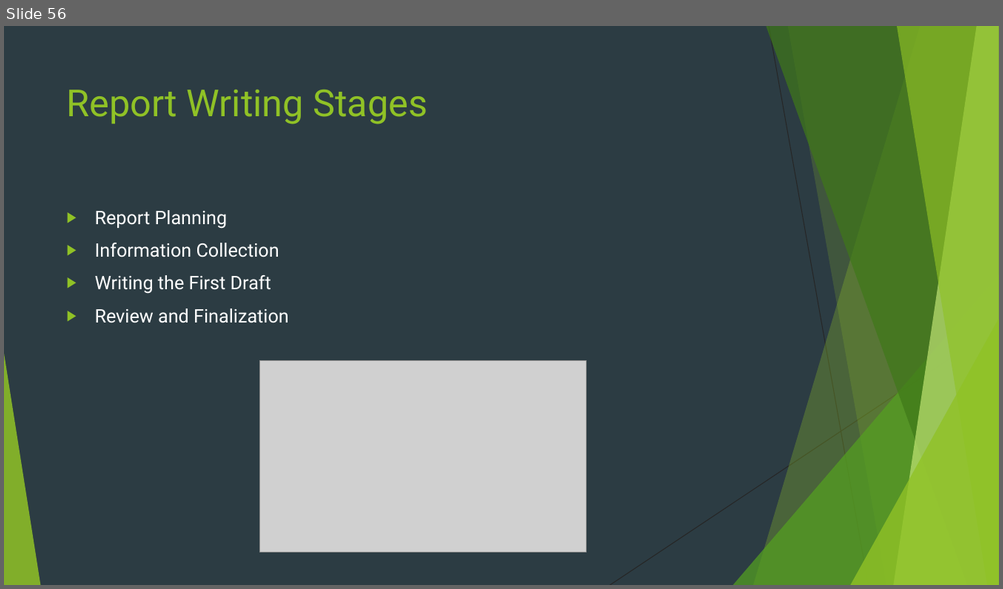
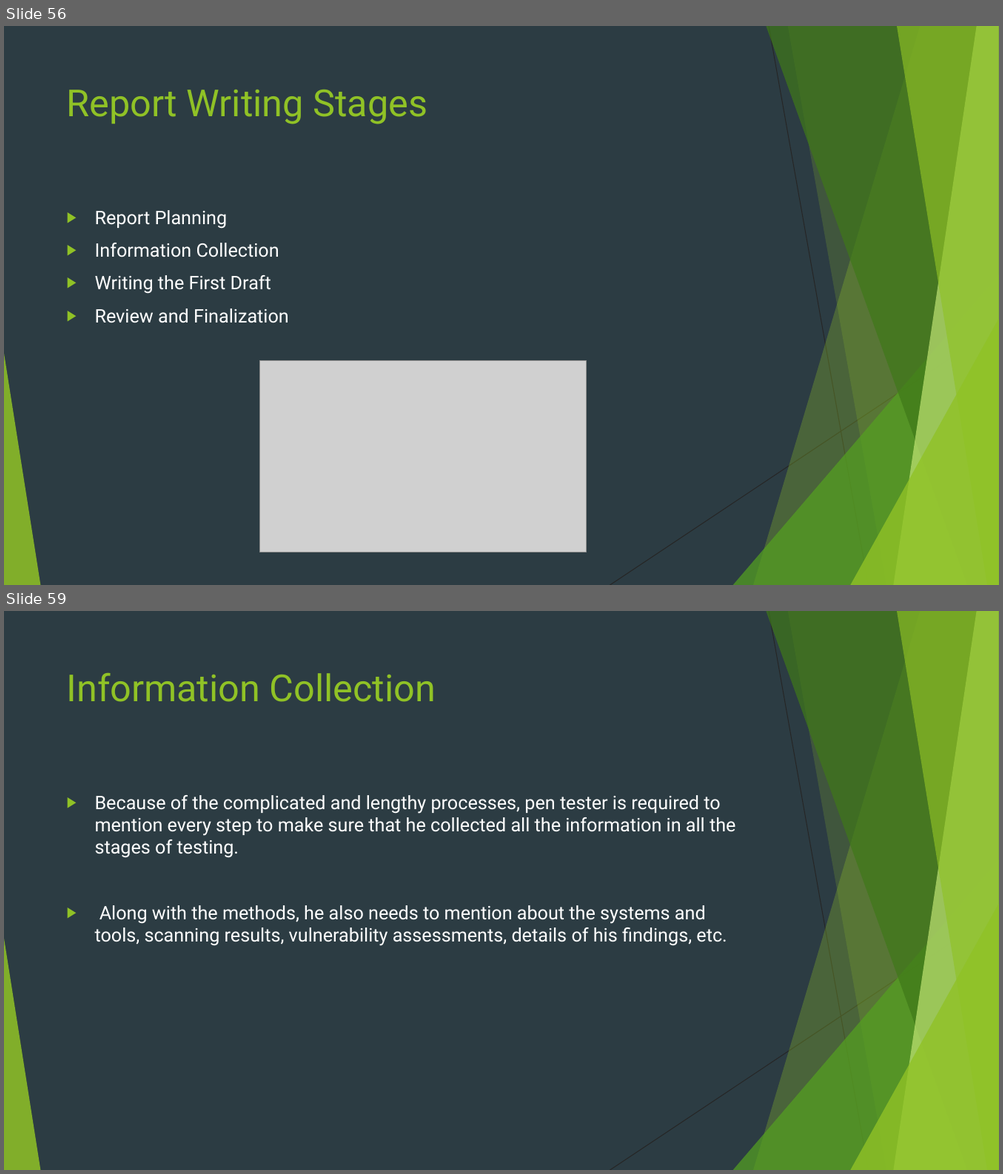
Before and after one commit to Navo26/SecurityTesting, a slide deck: PENETRATION TESTING.pptx. Shown one above the other, each under a label of ours: slide 56 before the commit, slides 56 and 59 after it; the slides between them are not shown. The pictures are 1003x589 and 1003x1174 pixels, drawn with LibreOffice and Linux fonts; fonts in the diff are those of the drawing; grey boxes stand for pictures. Boxes give left, top, right and bottom in pixels: in the first picture for what was removed or moved away, otherwise in the second. Text is boxed around its words. In the diff, an @@ line names an element or a change of style, - is before the commit and + after.

```diff
--- a/PENETRATION TESTING.pptx
+++ b/PENETRATION TESTING.pptx
@@ slide 59 added at box(4, 611, 999, 1170), background #2C3C43; not listed: 10 template elements that a slide beside it also shows @@
@@ title added at box(67, 673, 435, 702), 36 pt, text #90C226 @@
+Information Collection
@@ text added at box(95, 795, 735, 946), 18 pt, text #FFFFFF @@
+▶ Because of the complicated and lengthy processes, pen tester is required to mention every step to make sure that he collected all the information in all the stages of testing.
+▶ Along with the methods, he also needs to mention about the systems and tools, scanning results, vulnerability assessments, details of his findings, etc.
```
Also in this commit, not shown: 7 other slides added, 3 slides removed.
